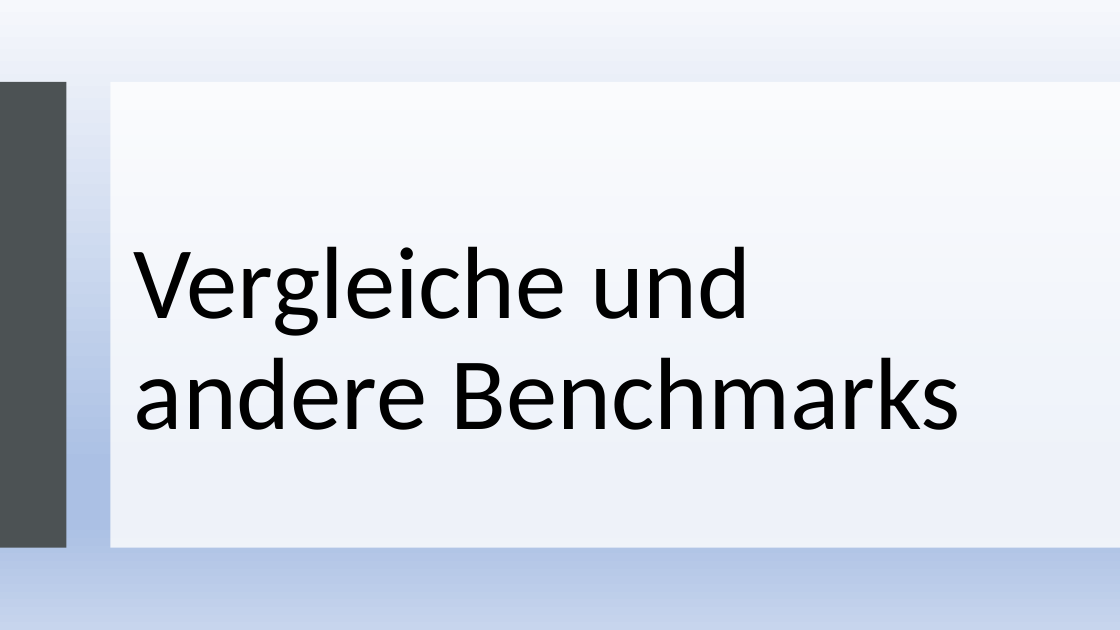
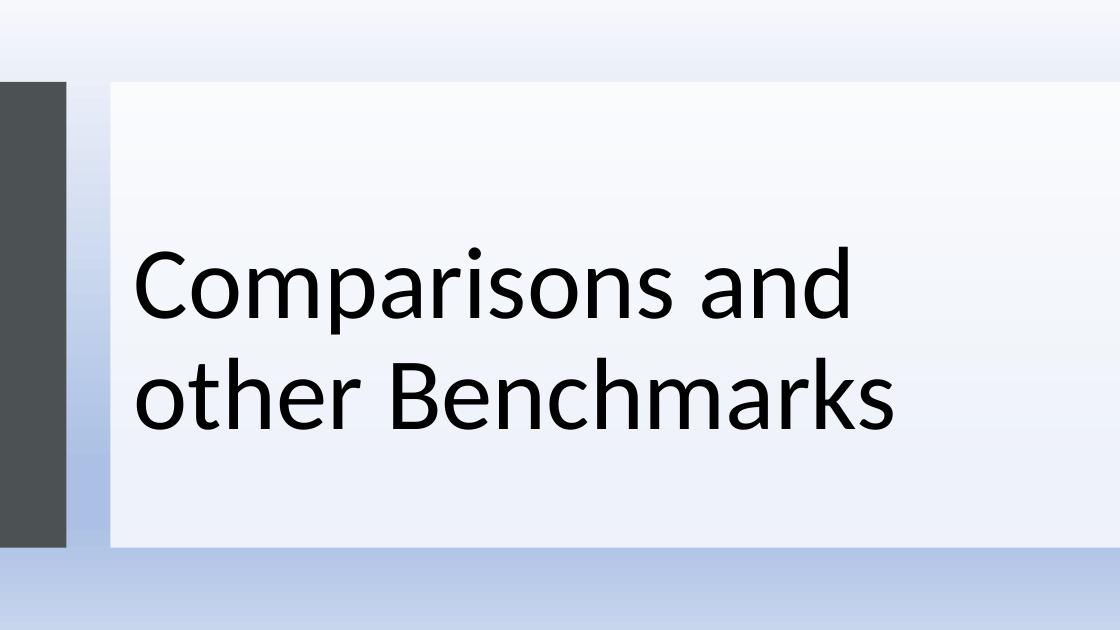
Before and after one commit to dyeske61283/ASE_OpenMP, a slide deck: slide 16 of OpenMP_Folien.pptx. Drawn at 1120x630 pixels with LibreOffice and Linux fonts; fonts in the diff are those of the drawing. Boxes give left, top, right and bottom in pixels: in the first picture for what was removed or moved away, otherwise in the second. Text is boxed around its words. In the diff, an @@ line names an element or a change of style, - is before the commit and + after.

```diff
--- a/OpenMP_Folien.pptx
+++ b/OpenMP_Folien.pptx
@@ title at [134,246,896,430]: text changed @@
-Vergleiche und andere Benchmarks
+Comparisons and other Benchmarks
```
Also in this commit, not shown: 14 other slides changed, 2 slides added, 1 slide removed, 1 other file.
